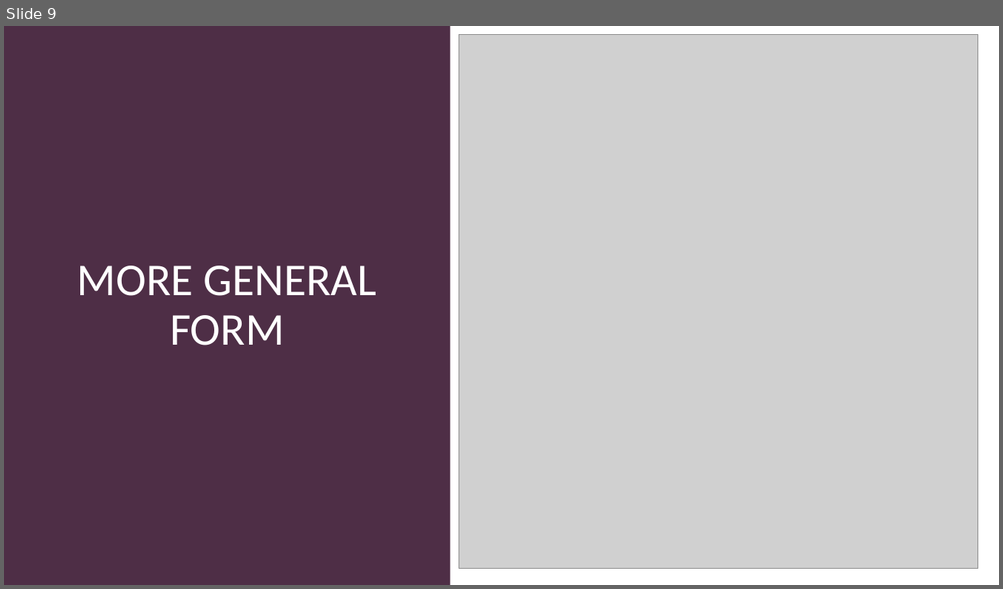
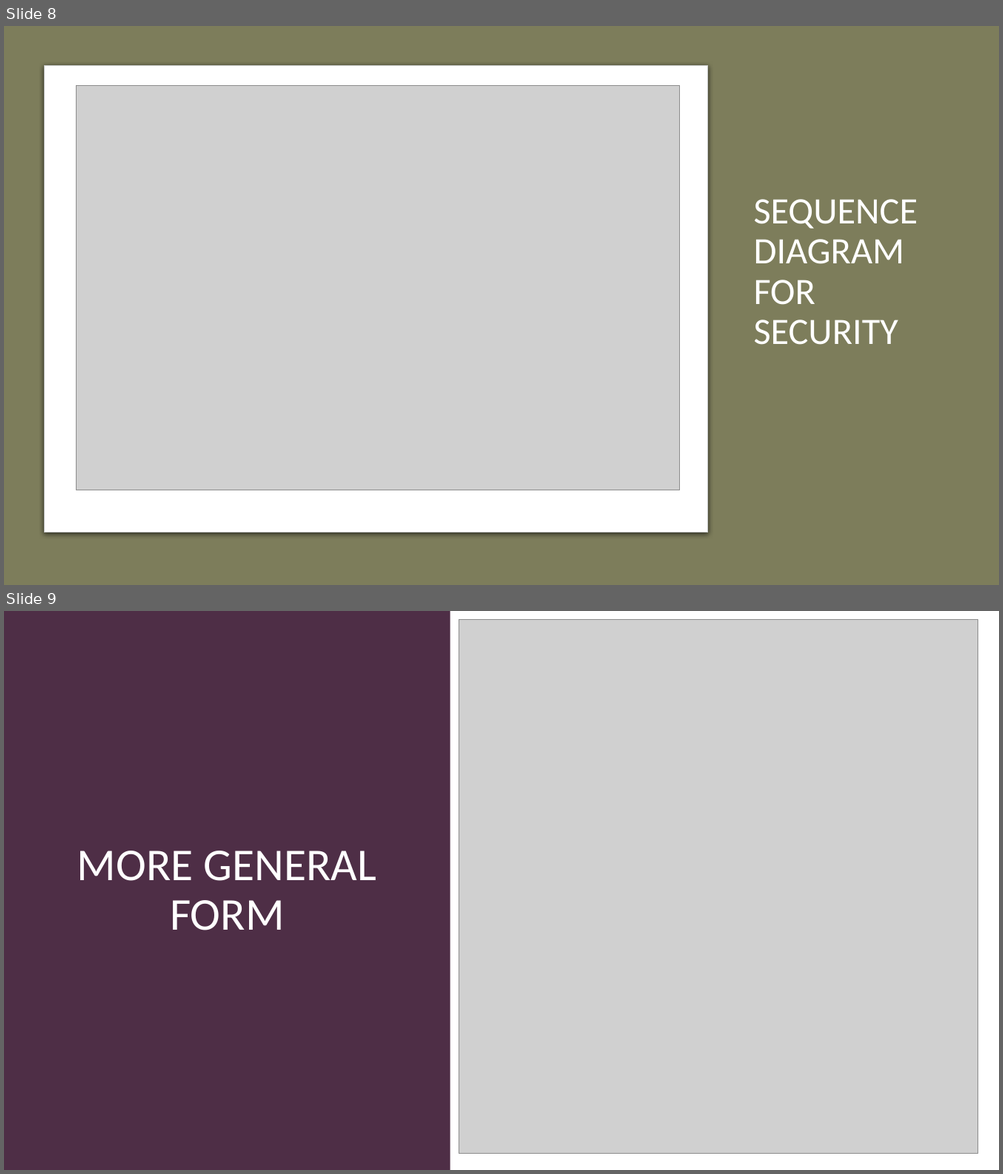
Before and after one commit to Microcontroller-Team-1/winter20-21, a slide deck: Project_Week_7&8/Precise Analysis.pptx. Shown one above the other, each under a label of ours: slide 9 before the commit, slides 8 and 9 after it. The pictures are 1003x589 and 1003x1174 pixels, drawn with LibreOffice and Linux fonts; fonts in the diff are those of the drawing; grey boxes stand for pictures. Boxes give left, top, right and bottom in pixels: in the first picture for what was removed or moved away, otherwise in the second. Text is boxed around its words. In the diff, an @@ line names an element or a change of style, - is before the commit and + after.

```diff
--- a/Project_Week_7&8/Precise Analysis.pptx
+++ b/Project_Week_7&8/Precise Analysis.pptx
@@ slide 8 added at (4, 26, 999, 585), background #E7E6E6 @@
@@ rectangle added at (4, 26, 999, 585), fill #7D7D5B @@
@@ rounded rectangle added at (44, 65, 708, 533), fill #FFFFFF, outline #C8CACA 0.75 pt @@
@@ picture added at (77, 86, 680, 491) @@
@@ title added at (754, 199, 918, 345), 36 pt, text #FFFFFF @@
+SEQUENCE DIAGRAM FOR SECURITY
```
